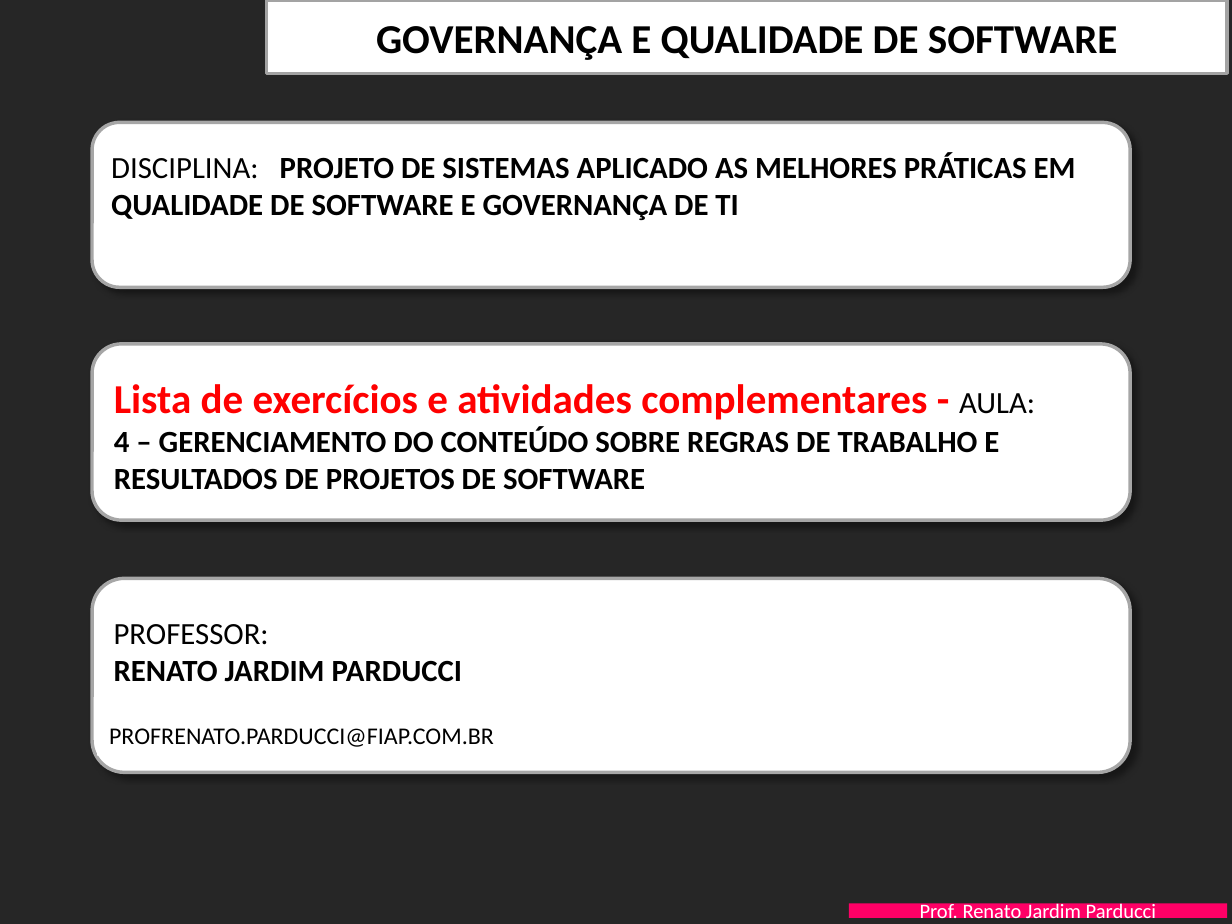
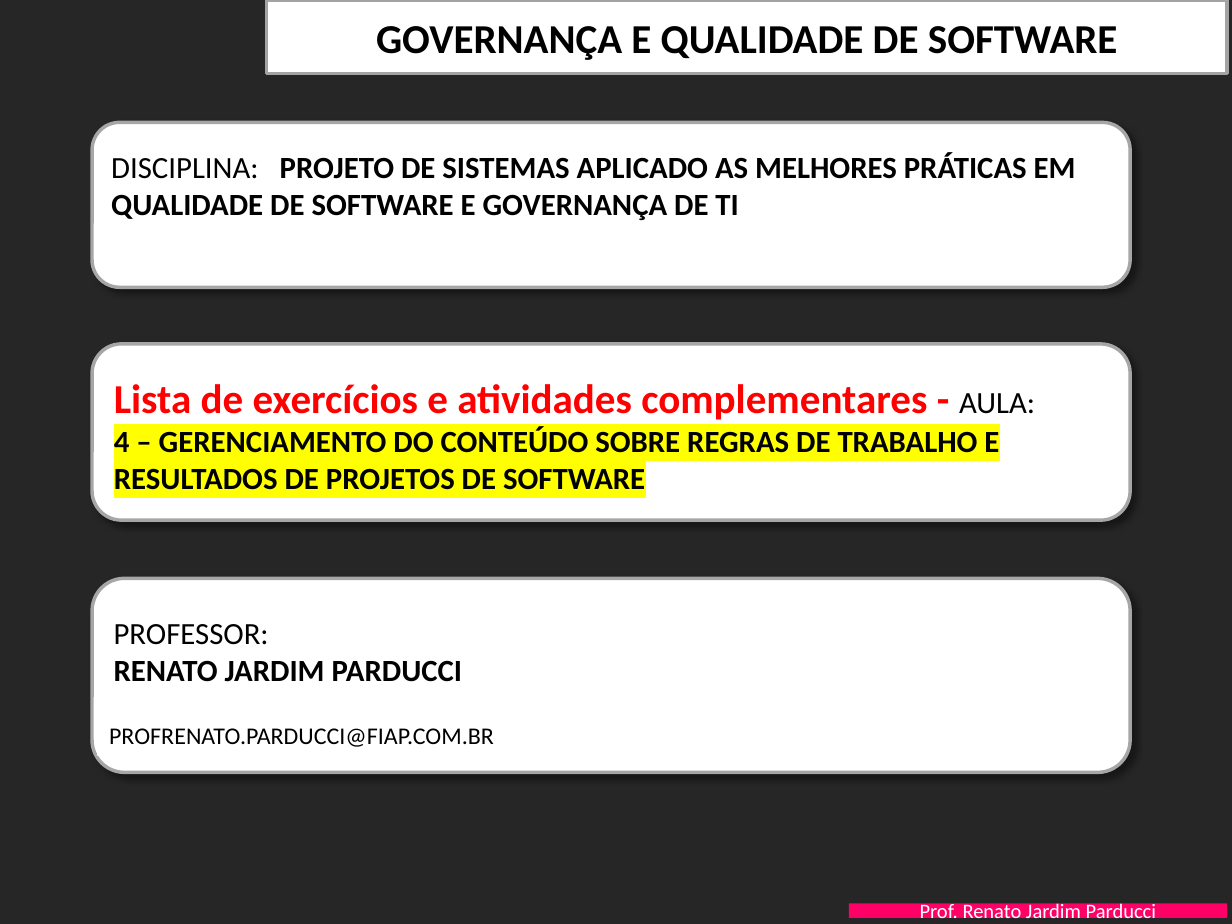
Before and after one commit to JuCarvalho1/3SIS-ProjetoExemploGIT, a slide deck: slide 1 of PastaDocsProjeto/FIAP-QualidProjSW-Aula-4-AdministracaoConteudo- EXERCICIOS.pptx. Drawn at 1232x924 pixels with LibreOffice and Linux fonts; fonts in the diff are those of the drawing; background and template pictures are left out. Boxes give left, top, right and bottom in pixels: in the first picture for what was removed or moved away, otherwise in the second. Text is boxed around its words. In the diff, an @@ line names an element or a change of style, - is before the commit and + after.

Commit message:
Alteração de cor do arquivo de exercícios

```diff
--- a/PastaDocsProjeto/FIAP-QualidProjSW-Aula-4-AdministracaoConteudo- EXERCICIOS.pptx
+++ b/PastaDocsProjeto/FIAP-QualidProjSW-Aula-4-AdministracaoConteudo- EXERCICIOS.pptx
@@ text at box(114, 427, 999, 490): highlight none to #FFFF00 in "4 – GERENCIAMENTO DO CONTEÚDO SOBRE REGRAS ..." @@
```
